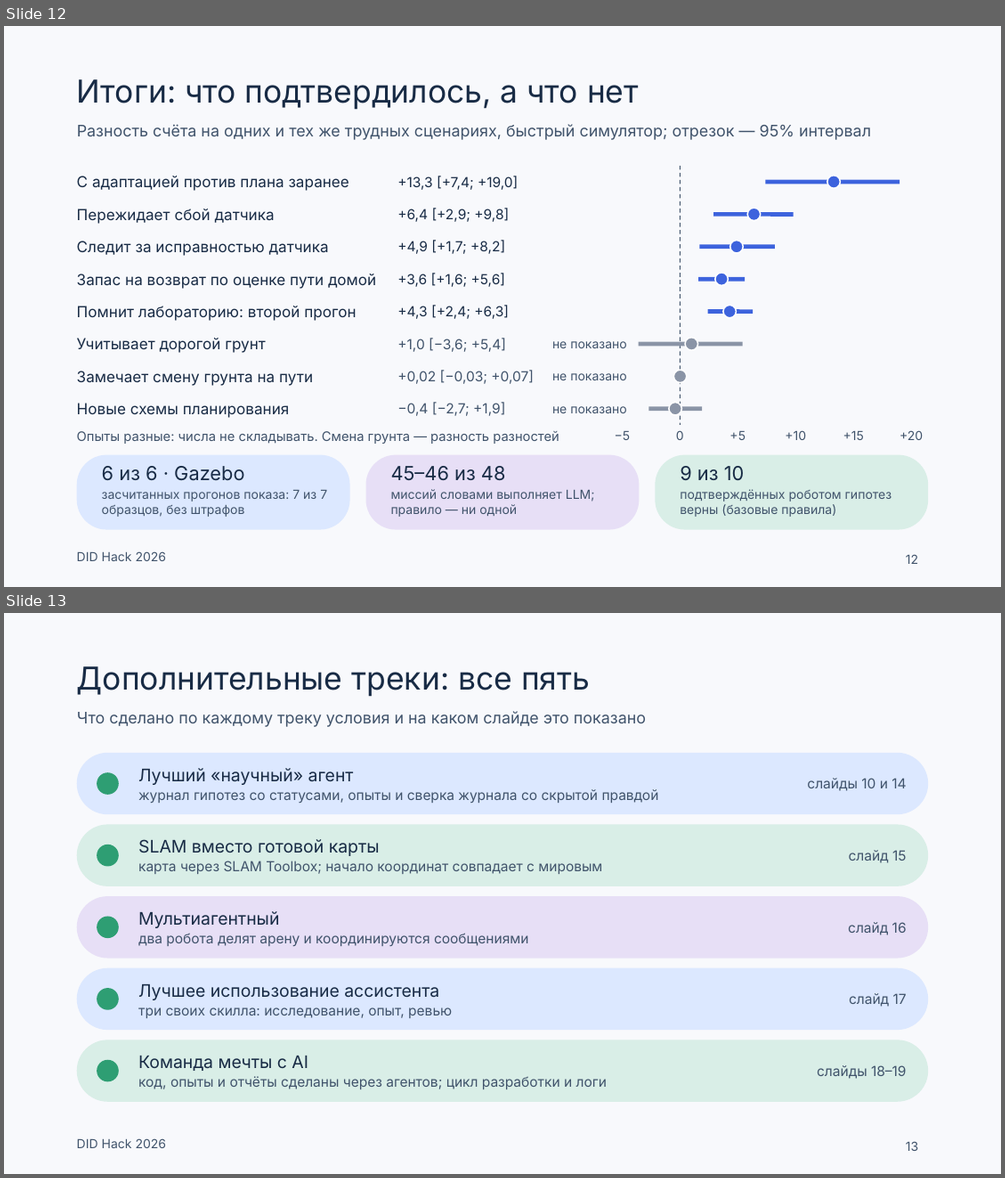
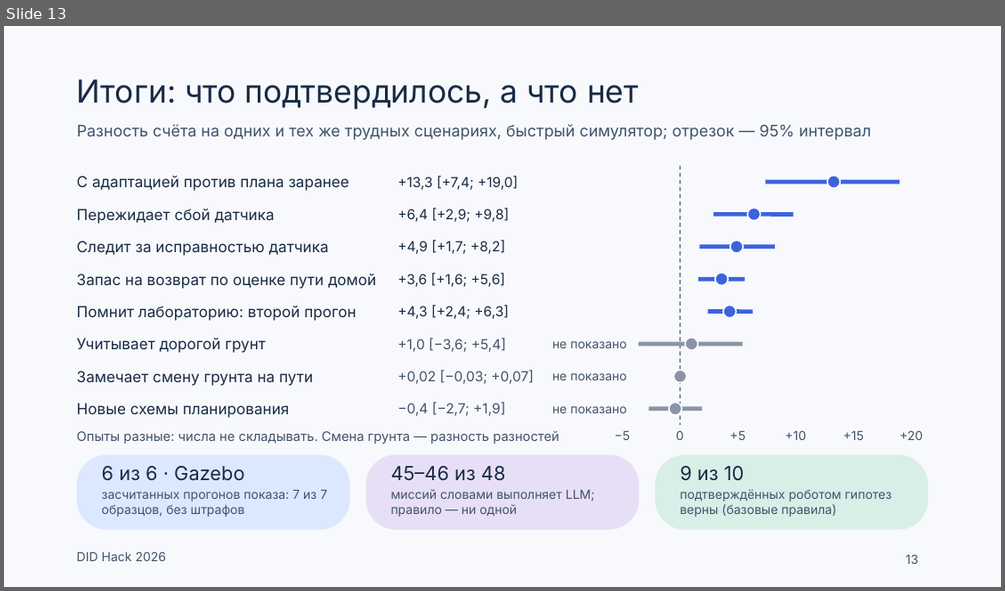
Before and after one commit to Mput13/did-hack, a slide deck: presentation/team/DID_final.pptx. Shown one above the other, each under a label of ours: slides 12 and 13 before the commit, slide 13 after it. The pictures are 1005x1178 and 1005x591 pixels, drawn with LibreOffice and Linux fonts; fonts in the diff are those of the drawing. Boxes give left, top, right and bottom in pixels: in the first picture for what was removed or moved away, otherwise in the second. Text is boxed around its words. In the diff, an @@ line names an element or a change of style, - is before the commit and + after.

```diff
--- a/presentation/team/DID_final.pptx
+++ b/presentation/team/DID_final.pptx
@@ slide 13 removed at <box>4,613,1001,1174</box>, background #F8F9FC; not listed: 1 template element that a slide beside it also shows @@
@@ title removed at <box>77,666,590,697</box> @@
-Дополнительные треки: все пять
@@ text removed at <box>77,711,646,727</box> @@
-Что сделано по каждому треку условия и на каком слайде это показано
@@ rounded rectangle removed at <box>77,753,928,814</box> @@
@@ ellipse removed at <box>97,772,119,795</box> @@
@@ text removed at <box>138,768,659,803</box> @@
-Лучший «научный» агент
-журнал гипотез со статусами, опыты и сверка журнала со скрытой правдой
@@ text removed at <box>807,778,906,791</box> @@
-слайды 10 и 14
@@ rounded rectangle removed at <box>77,824,928,886</box> @@
@@ ellipse removed at <box>97,844,119,866</box> @@
@@ text removed at <box>138,839,602,874</box> @@
-SLAM вместо готовой карты
-карта через SLAM Toolbox; начало координат совпадает с мировым
@@ text removed at <box>849,850,906,863</box> @@
-слайд 15
@@ rounded rectangle removed at <box>77,896,928,958</box> @@
@@ ellipse removed at <box>97,916,119,938</box> @@
@@ text removed at <box>138,911,528,946</box> @@
-Мультиагентный
-два робота делят арену и координируются сообщениями
@@ text removed at <box>848,922,906,935</box> @@
-слайд 16
@@ rounded rectangle removed at <box>77,968,928,1030</box> @@
@@ text removed at <box>138,984,452,1018</box> @@
-Лучшее использование ассистента
-три своих скилла: исследование, опыт, ревью
@@ ellipse removed at <box>97,988,119,1010</box> @@
@@ text removed at <box>849,993,906,1006</box> @@
-слайд 17
@@ rounded rectangle removed at <box>77,1039,928,1102</box> @@
@@ ellipse removed at <box>97,1060,119,1081</box> @@
@@ text removed at <box>138,1055,607,1089</box> @@
-Команда мечты с AI
-код, опыты и отчёты сделаны через агентов; цикл разработки и логи
@@ text removed at <box>817,1065,906,1078</box> @@
-слайды 18–19
@@ page number removed at <box>906,1141,918,1151</box> @@
-13
@@ what was slide 12 is now slide 13 @@
@@ page number at <box>906,554,918,564</box>: text changed @@
-12
+13
```
Also in this commit, not shown: 7 slides changed, 14 other files.
